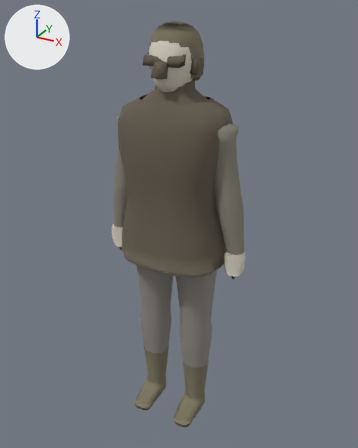
The glTF model public/models/player.glb: old version first, new version second.
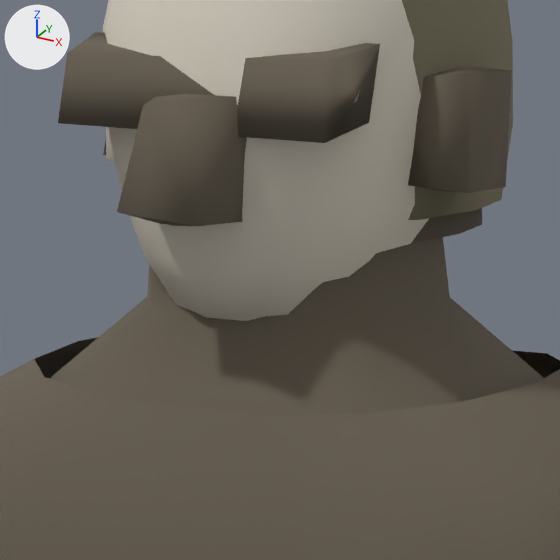
Each version appears first whole from a 50 mm camera at (0.94, -1.674, 1.786) aimed at (0.002, 0.031, 0.933), and next in a close-up on the part from 38% to 59% of the width and 11% to 28% of the height. Lighting does not change. The marker at upper left points along +X, +Y and +Z. The last two pictures show the newer version. Vertices at exactly the same position are counted once.

Objects in the first close-up: 'Body'.
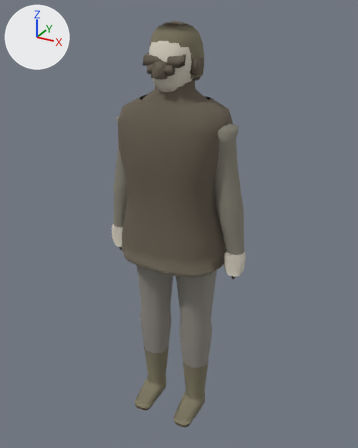
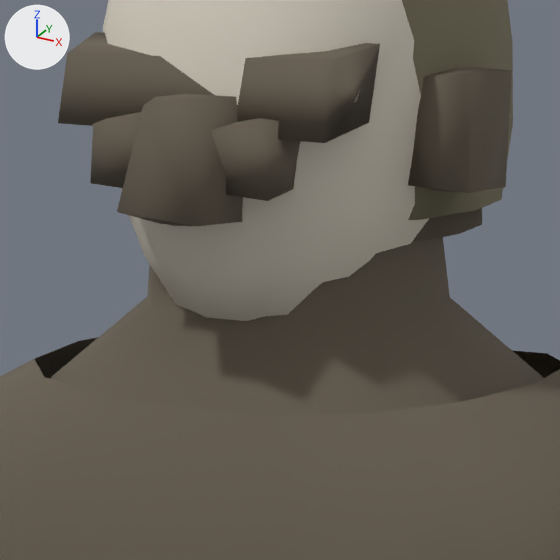
Where the change shows, as pixel boxes [x1, y1, x2, y2] in the close-ups (560 x 560 px):
part 1 of me_mesh_0, added (brown)
    after: [90, 112, 141, 188]
part 2 of me_mesh_0, added (brown)
    after: [211, 118, 300, 201]

The change, as a diff of the scene's bpy script:
```diff
--- a/public/models/player.glb.py
+++ b/public/models/player.glb.py
@@ mat_trim @@
+mat_trim = principled_material('Trim')
+mat_trim.base_color = (0.208, 0.188, 0.122)  # yellow #7e7862
+mat_trim.roughness = 1.0
@@ me_mesh_0 @@
 # used by ob_body; location = (0.0, 0.0, 0.0)
-me_mesh_0.from_pydata(...)  # 2354 vertices, 4520 faces; spans x -0.32..0.32, y -0.18..0.18, z 0.01..1.74
+me_mesh_0.from_pydata(...)  # 2386 vertices, 4568 faces; spans x -0.32..0.32, y -0.18..0.18, z 0.01..1.74
+# me_mesh_0 part 1: the loose piece of 8 vertices spanning x -0.03..0.03, y -0.13..-0.08, z 1.54..1.61 is copied, and the copy is scaled about its middle by (0.674, 0.65, 0.573), then moved by (-0.03, 0.01, 0.0); it spans x -0.05..-0.01, y -0.12..-0.08, z 1.56..1.6
+# me_mesh_0 part 2: the loose piece of 8 vertices spanning x -0.03..0.03, y -0.13..-0.08, z 1.54..1.61 is copied, and the copy is scaled about its middle by (0.674, 0.65, 0.573), then moved by (0.03, 0.01, 0.0); it spans x 0.01..0.05, y -0.12..-0.08, z 1.56..1.6
+# other edits to the shape of me_mesh_0 do not show in these pictures
 me_mesh_0.materials.append(mat_body)
@@ me_mesh_0 @@
 me_mesh_0.materials.append(mat_outline)
+me_mesh_0.materials.append(mat_trim)  # yellow #7e7862
```
